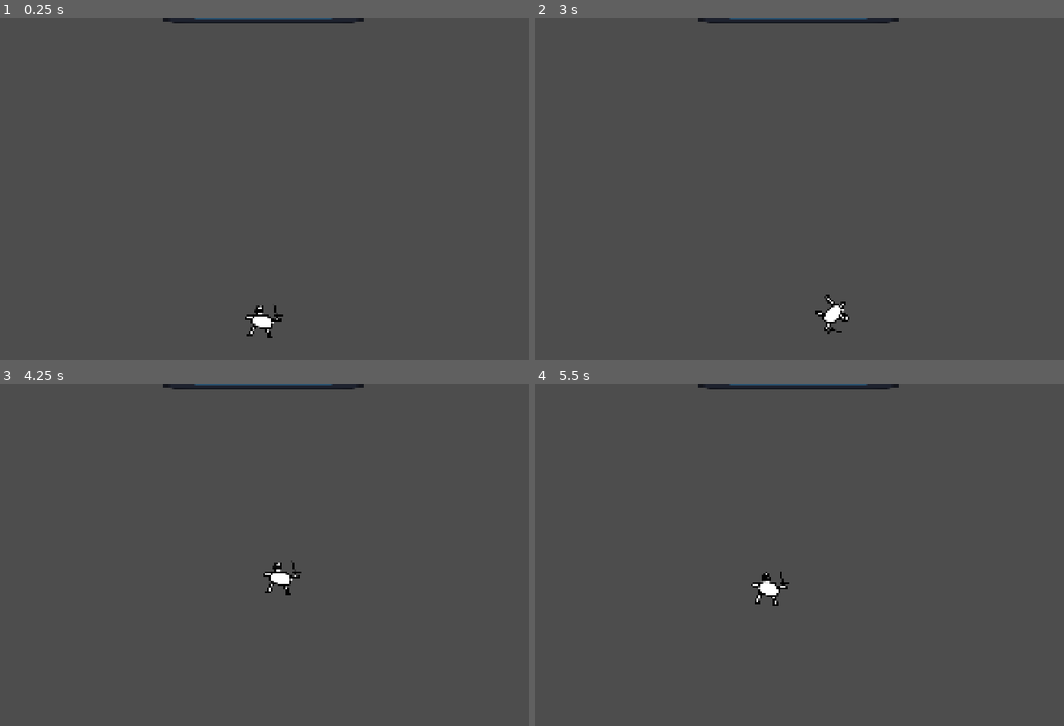
Above: before the commit, frames 1-4 (two rows, left to right).
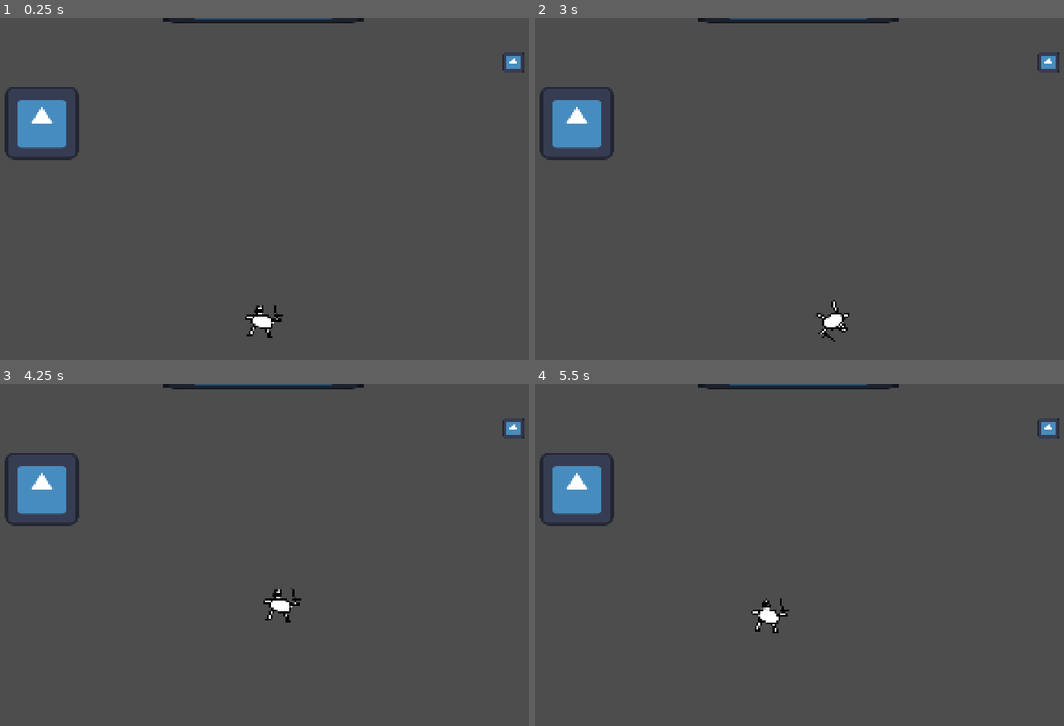
Above: after the commit, the same moments.

Repository: Mafrans/Fall-Game-Jam-2025
Game: Godot game, scene res://otto/start.tscn
The game is run twice, just before and just after one commit, with the same random seed, the same clock (stepped at 60 frames per second) and the same inputs. Before the commit the project starts from res://bo/start.tscn. The engine's default icon, where the game draws it, is replaced by a stand-in: a white triangle on a blue panel in a dark square.
Inputs:
- Up to frame 1 (0.25 s): no input
- Up to frame 2 (3 s): tap Enter at 0.5 s; hold D (right) 0.53-1.28 s; hold F (heal) 0.53-1.28 s; hold S (down) 1.28-2.03 s; tap Space (attack) at 1.35 s; tap F (heal) at 1.55 s; hold D (right) 2.03-2.78 s; hold F (heal) 2.03-2.78 s; hold W (up) from 2.78 s (still down); tap Shift (roll) at 2.85 s
- Up to frame 3 (4.25 s): tap F (heal) at 3.05 s; release W (up) at 3.53 s; hold A (left) from 3.53 s (still down); hold F (heal) from 3.53 s (still down)
- Up to frame 4 (5.5 s): release F (heal) at 4.28 s; tap Space (attack) at 4.35 s; tap F (heal) at 4.55 s; release A (left) at 5.03 s; hold S (down) from 5.03 s (still down); hold F (heal) from 5.03 s (still down)

The runs differ from the first frame. In frame 1, 1.9% of the frame differs, in the area x 0-100%, y 10-42%; in frame 2, 2.3%; in frame 3, 2.5%; in frame 4, 2.5%, in the area x 0-100%, y 10-73%.

Commit message:
player global health

Diff:
--- a/bo/player.gd
+++ b/bo/player.gd
@@ -17,7 +17,7 @@
 @export var roll_stamina_penalty: float
 @export var roll_stamina_penalty_duration: float
 
-@export var max_health: int
+var max_health: int
 @export var max_heal_pots: int
 @export var heal_pot_duration: float
 @export var heal_pot_heal: int
@@ -59,6 +59,7 @@
 
 func _ready() -> void:
 	set_sword_enabled(false)
+	max_health = Global.max_health
 	stamina = max_stamina
 	health = max_health
 	heal_pots = max_heal_pots
Not shown: 1 places in bo/start.tscn that only renumber resources
